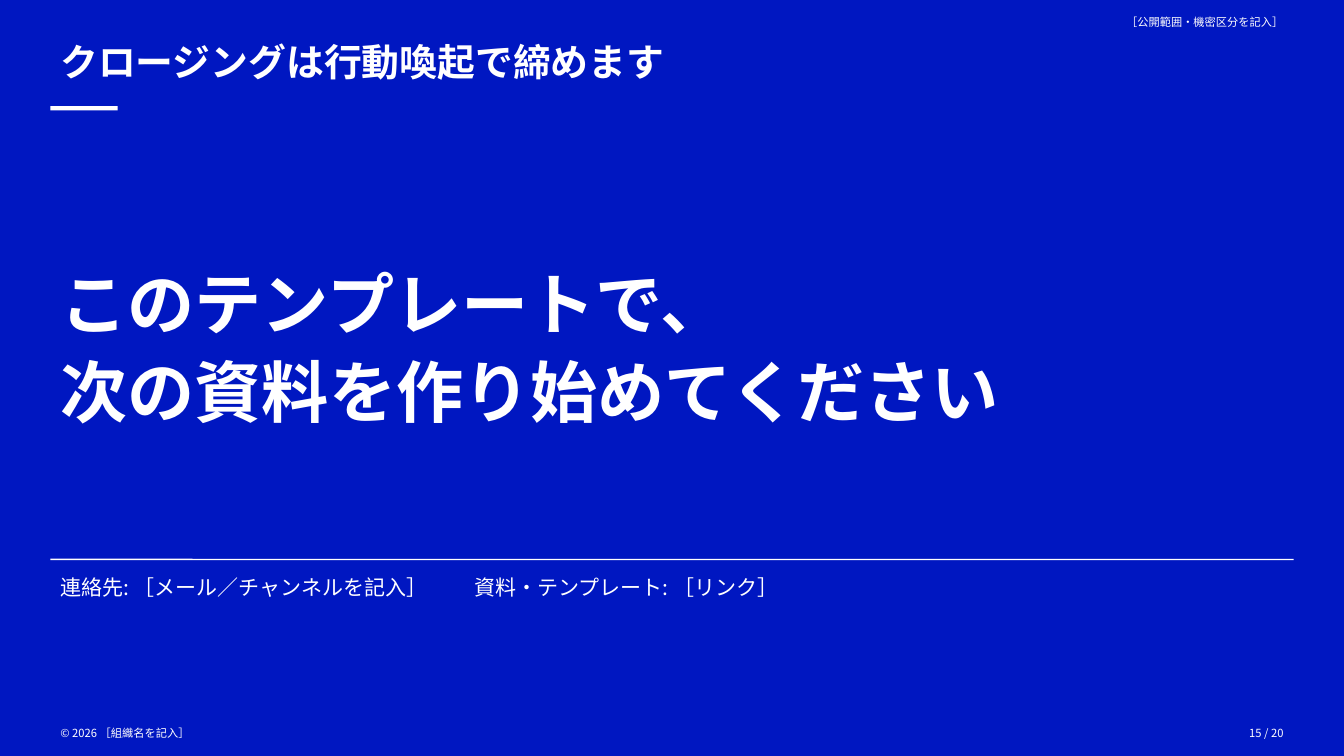
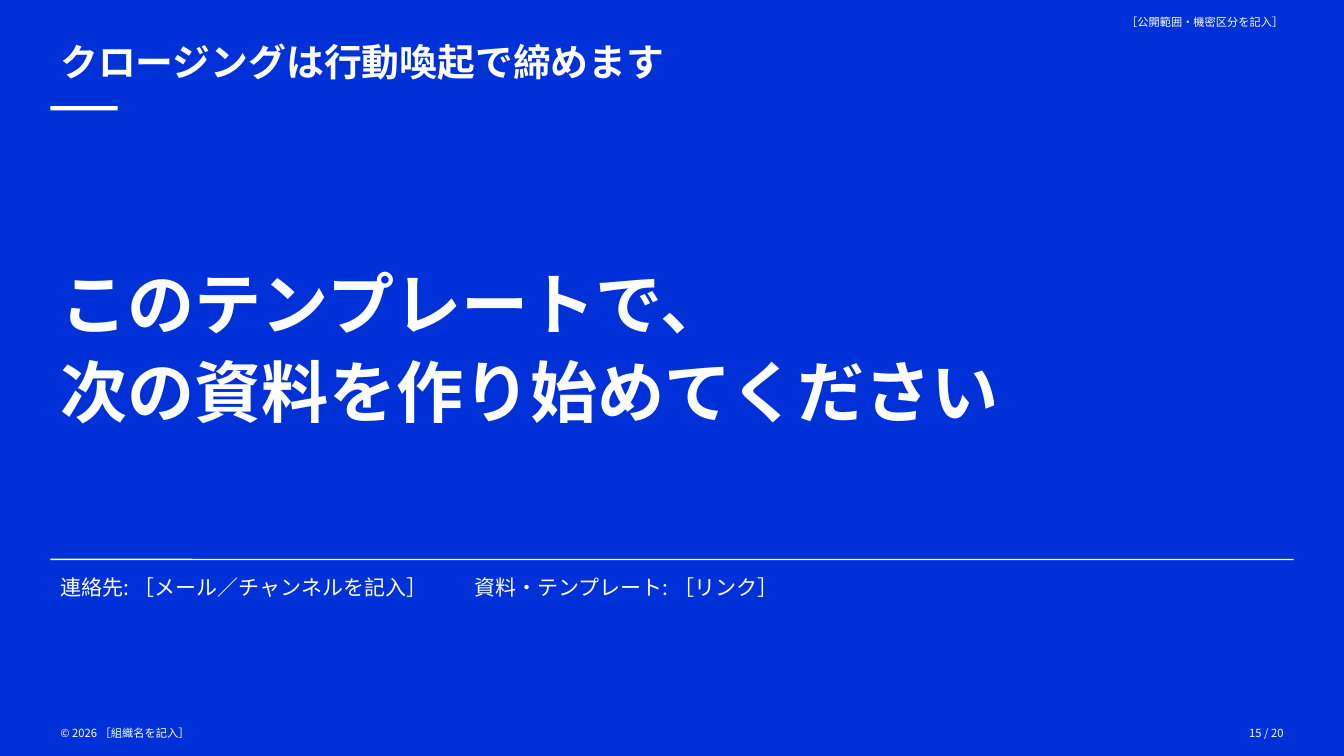
Before and after one commit to superluminal-jp/presentation-template-html, a slide deck: slide 15 of dist/sample-deck.pptx. Drawn at 1344x756 pixels with LibreOffice and Linux fonts; fonts in the diff are those of the drawing. Boxes give left, top, right and bottom in pixels: in the first picture for what was removed or moved away, otherwise in the second. Text is boxed around its words. In the diff, an @@ line names an element or a change of style, - is before the commit and + after.

```diff
--- a/dist/sample-deck.pptx
+++ b/dist/sample-deck.pptx
@@ background #0017C1 to #0031D8 @@
```
Also in this commit, not shown: 18 other slides changed, 5 other files.
